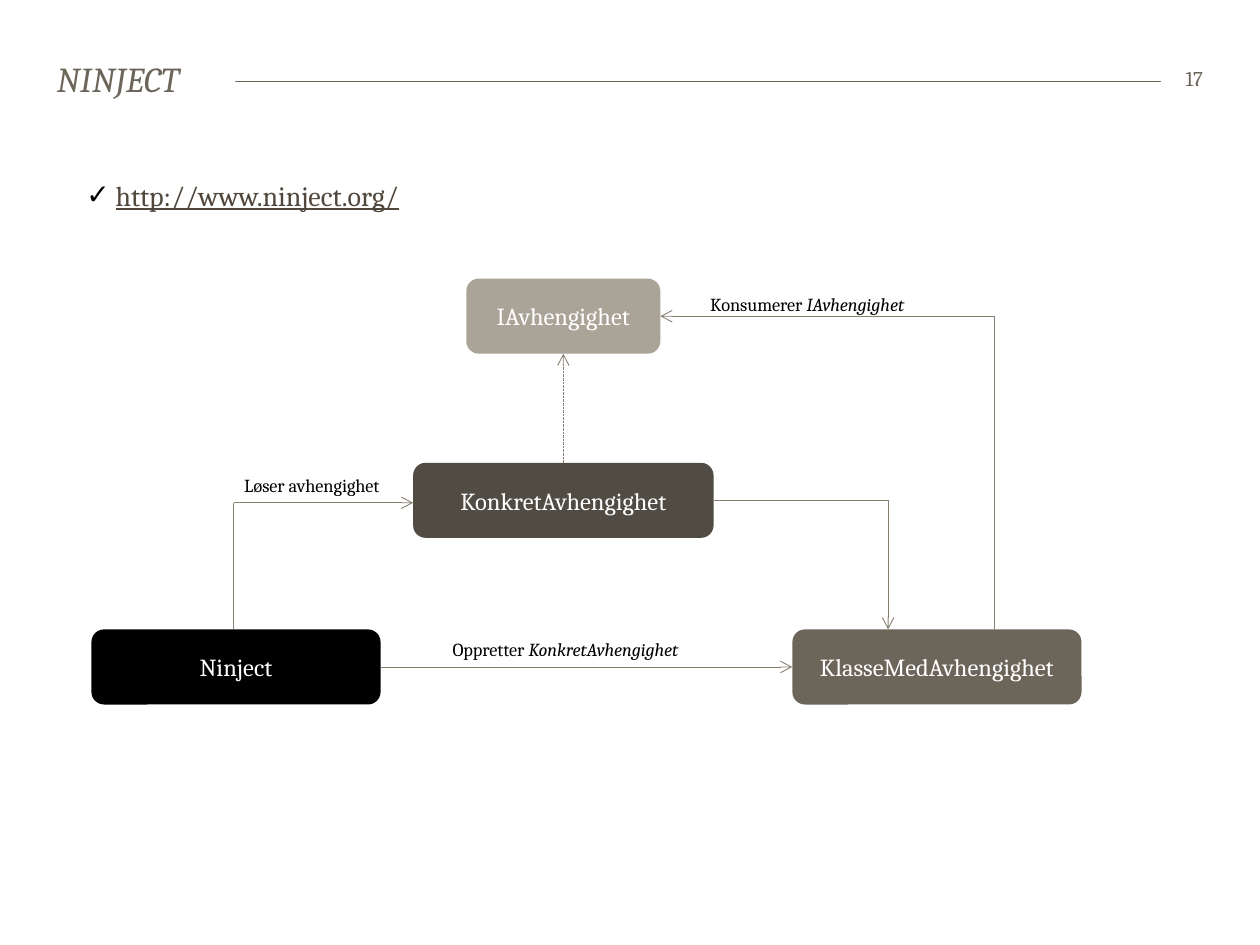
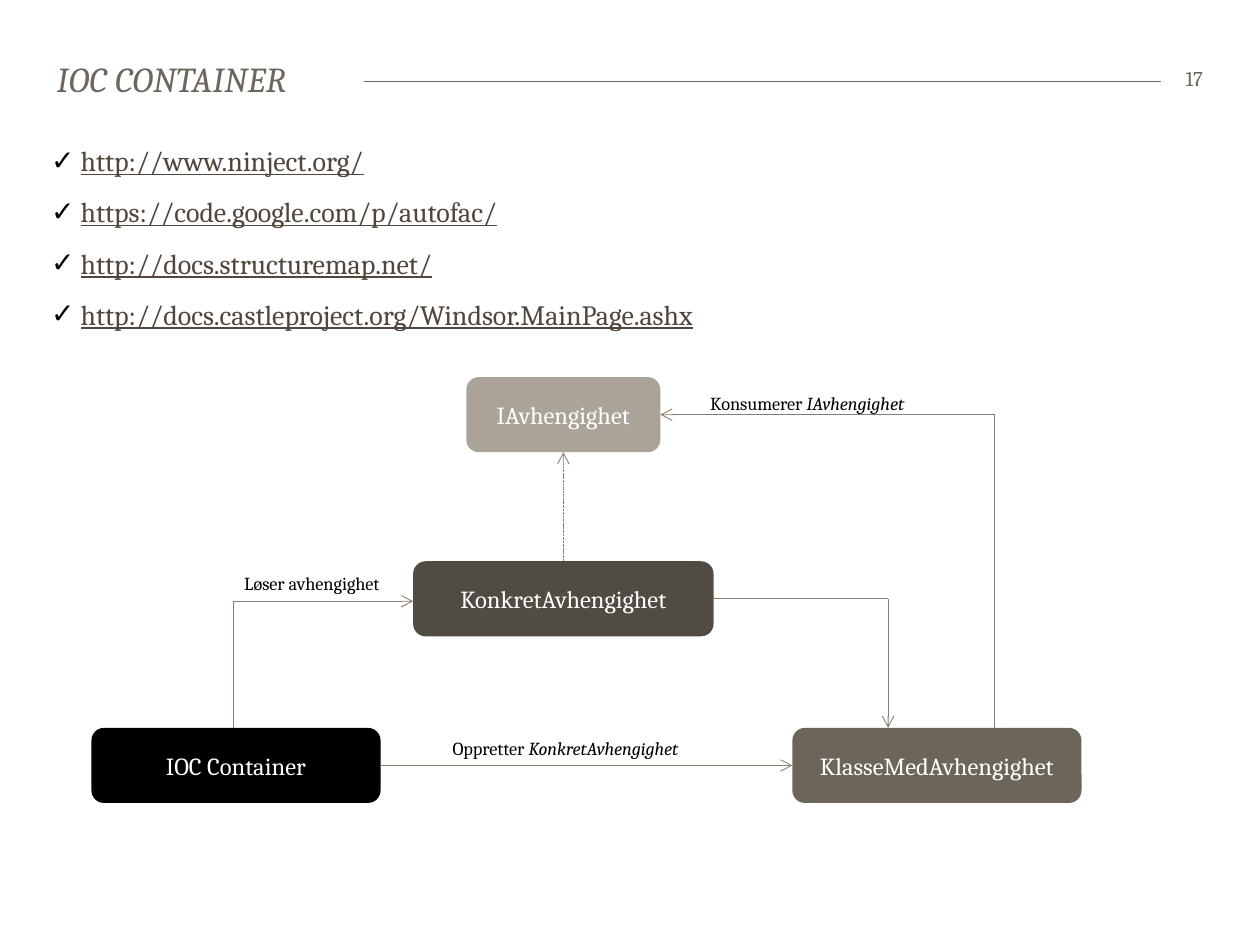
Before and after one commit to bekk/dotnetkurs, a slide deck: slide 17 of tdd/TDD.pptx. Drawn at 1260x945 pixels with LibreOffice and Linux fonts; fonts in the diff are those of the drawing. Boxes give left, top, right and bottom in pixels: in the first picture for what was removed or moved away, otherwise in the second. Text is boxed around its words. In the diff, an @@ line names an element or a change of style, - is before the commit and + after.

```diff
--- a/tdd/TDD.pptx
+++ b/tdd/TDD.pptx
@@ title at <box>57,68,286,92</box>: text changed @@
-NINJECT
+IOC CONTAINER
@@ text "http://www.ninject.org/": place and size @@
-text "http://www.ninject.org/" at <box>116,186,399,212</box>
+text "http://www.ninject.org/" at <box>81,151,693,331</box>
@@ text at <box>81,202,693,331</box>: paragraphs added @@
+✓ https://code.google.com/p/autofac/
+✓ http://docs.structuremap.net/
+✓ http://docs.castleproject.org/Windsor.MainPage.ashx
@@ 5 arrows, 4 rounded rectangles, 3 texts, 3 lines: place and size @@
-5 arrows, 4 rounded rectangles, 3 texts, 3 lines at <box>92,278,1081,706</box>
+5 arrows, 4 rounded rectangles, 3 texts, 3 lines at <box>92,377,1081,804</box>
@@ text in rounded rectangle at <box>166,758,306,776</box>: text changed @@
-Ninject
+IOC Container
```
Also in this commit, not shown: 11 other slides changed, 31 other files.
